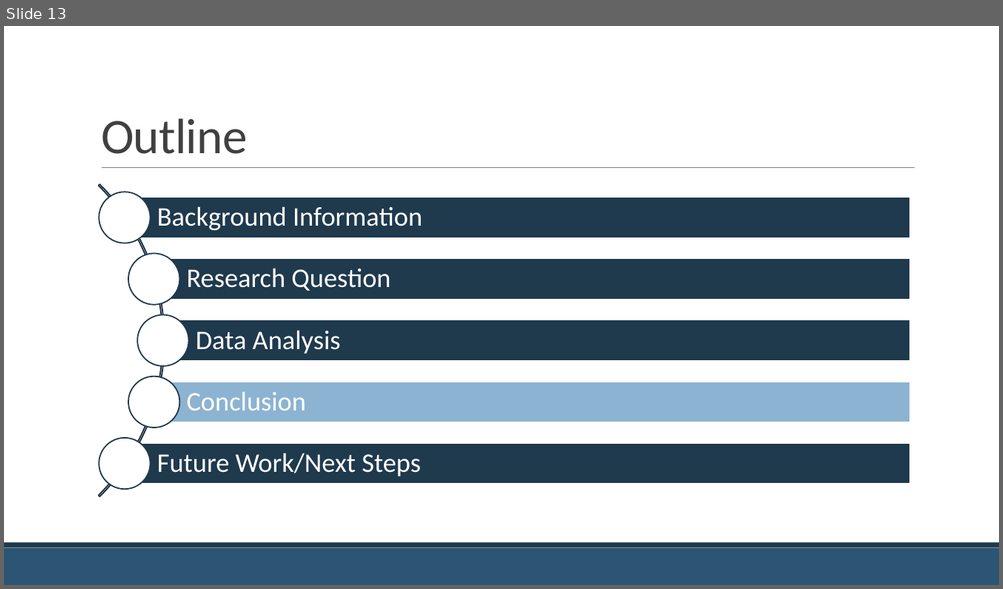
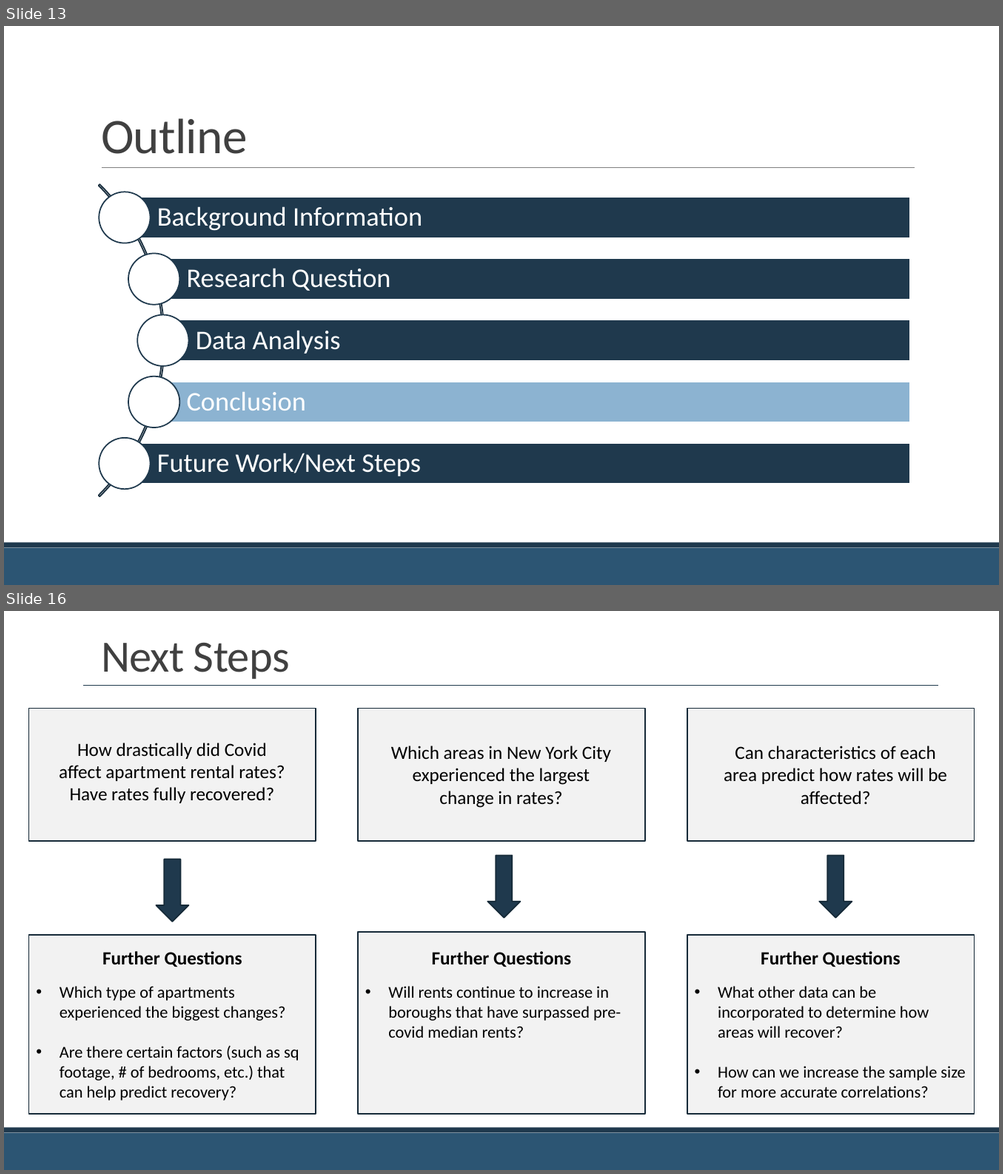
Before and after one commit to jackcopeland11/nyc_apartment_rent_analysis, a slide deck: Covid-19 and the NYC Apartment Market.pptx. Shown one above the other, each under a label of ours: slide 13 before the commit, slides 13 and 16 after it; the slides between them are not shown. The pictures are 1003x589 and 1003x1174 pixels, drawn with LibreOffice and Linux fonts; fonts in the diff are those of the drawing. Boxes give left, top, right and bottom in pixels: in the first picture for what was removed or moved away, otherwise in the second. Text is boxed around its words. In the diff, an @@ line names an element or a change of style, - is before the commit and + after.

Commit message:
Added changes to the correlation plot and modified the slides. Created folders for each section to make more organized.

```diff
--- a/Covid-19 and the NYC Apartment Market.pptx
+++ b/Covid-19 and the NYC Apartment Market.pptx
@@ slide 16 added at (4,611,999,1170), background #FFFFFF; not listed: 2 template elements that a slide beside it also shows @@
@@ title added at (101,642,290,679), 43.2 pt, text #404040 @@
+Next Steps
@@ line added from (83, 685) to (938, 685), #1F394D 1 pt @@
@@ rectangle added at (28,709,316,842), fill #F2F2F2, outline #172A39 1.25 pt @@
@@ rectangle added at (358,709,645,842), fill #F2F2F2, outline #172A39 1.25 pt @@
@@ rectangle added at (687,709,974,842), fill #F2F2F2, outline #172A39 1.25 pt @@
@@ text added at (59,743,284,803), 18 pt, text #000000 @@
+How drastically did Covid affect apartment rental rates? Have rates fully recovered?
@@ rectangle added at (83,737,932,758), fill #FFFFFF, outline #FFFFFF 1.25 pt @@
@@ text added at (391,746,611,808), 18 pt, text #000000 @@
+Which areas in New York City experienced the largest change in rates?
@@ text added at (723,746,947,804), 18 pt, text #000000 @@
+Can characteristics of each area predict how rates will be affected?
@@ down arrow added at (156,860,189,922), fill #1F394D, outline #172A39 1.25 pt @@
@@ down arrow added at (487,856,521,918), fill #1F394D, outline #172A39 1.25 pt @@
@@ down arrow added at (819,856,852,918), fill #1F394D, outline #172A39 1.25 pt @@
@@ rectangle added at (28,935,316,1114), fill #F2F2F2, outline #172A39 1.25 pt @@
@@ rectangle added at (358,933,645,1115), fill #F2F2F2, outline #172A39 1.25 pt @@
@@ rectangle added at (687,935,974,1114), fill #F2F2F2, outline #172A39 1.25 pt @@
@@ text added at (102,951,242,968), 18 pt, text #000000, bold @@
+Further Questions
@@ text added at (432,951,571,968), 18 pt, text #000000, bold @@
+Further Questions
@@ text added at (760,951,900,968), 18 pt, text #000000, bold @@
+Further Questions
@@ text added at (60,986,299,1101), 16 pt, text #000000 @@
+• Which type of apartments experienced the biggest changes?
+• Are there certain factors (such as sq footage, # of bedrooms, etc.) that can help predict recovery?
@@ text added at (388,986,620,1038), 16 pt, text #000000 @@
+• Will rents continue to increase in boroughs that have surpassed pre-covid median rents?
@@ text added at (717,986,965,1098), 16 pt, text #000000 @@
+• What other data can be incorporated to determine how areas will recover?
+• How can we increase the sample size for more accurate correlations?
```
Also in this commit, not shown: 1 slide changed, 2 other slides added, 20 other files.
